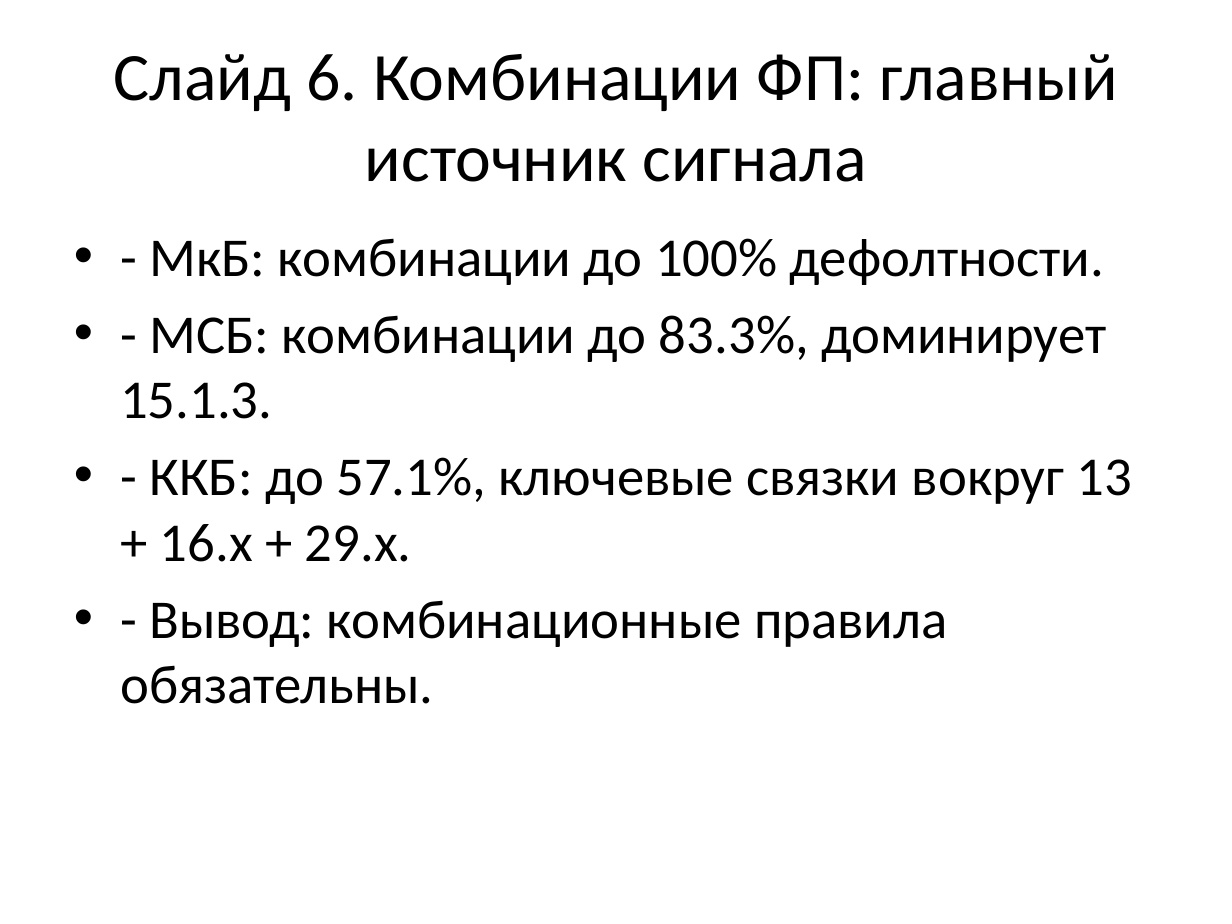
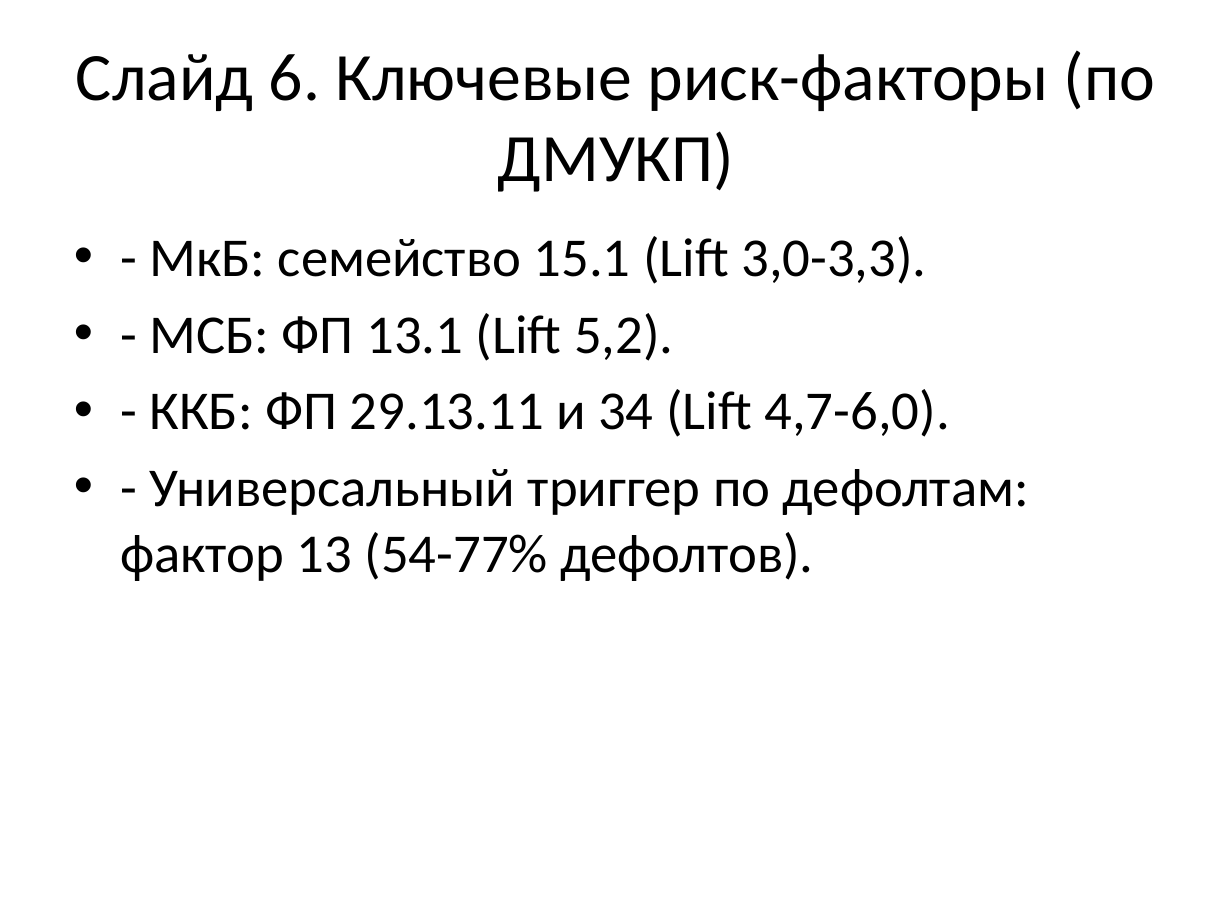
Before and after one commit to Crypt0head/sql_test, a slide deck: slide 6 of fp_sfp_presentation_short.pptx. Drawn at 1232x924 pixels with LibreOffice and Linux fonts; fonts in the diff are those of the drawing. Boxes give left, top, right and bottom in pixels: in the first picture for what was removed or moved away, otherwise in the second. Text is boxed around its words. In the diff, an @@ line names an element or a change of style, - is before the commit and + after.

```diff
--- a/fp_sfp_presentation_short.pptx
+++ b/fp_sfp_presentation_short.pptx
@@ title at [76, 50, 1155, 192]: text changed @@
-Слайд 6. Комбинации ФП: главный источник сигнала
+Слайд 6. Ключевые риск-факторы (по ДМУКП)
@@ text at [120, 236, 1029, 581]: text changed @@
-• - МкБ: комбинации до 100% дефолтности.
-• - МСБ: комбинации до 83.3%, доминирует 15.1.3.
-• - ККБ: до 57.1%, ключевыe связки вокруг 13 + 16.x + 29.x.
-• - Вывод: комбинационные правила обязательны.
+• - МкБ: семейство 15.1 (Lift 3,0-3,3).
+• - МСБ: ФП 13.1 (Lift 5,2).
+• - ККБ: ФП 29.13.11 и 34 (Lift 4,7-6,0).
+• - Универсальный триггер по дефолтам: фактор 13 (54-77% дефолтов).
```
Also in this commit, not shown: 4 other slides changed, 7 slides added, 7 slides removed, 1 other file.
